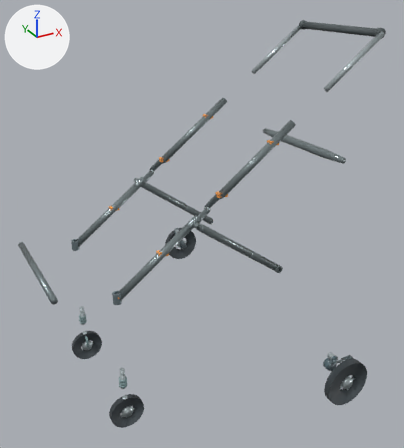
A saved change to the glTF model models/no_cabin/w650_state6_wheel_S.glb.
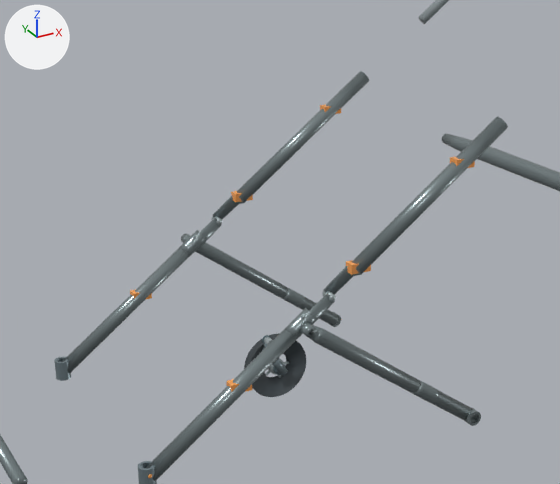
Each version appears first whole from a 50 mm camera at (-0.538, -2.077, 1.472) aimed at (0.591, -0.025, 0.446), and next in a close-up on the part from 11% to 80% of the width and 14% to 67% of the height. The lights are fixed; the arrows at upper left show +X, +Y and +Z. The older version's two pictures come first.

Names of what the first close-up shows: 'RR_tire.016', 'V46_rear_leg_-1.014', 'V46_rear_leg_1.014', 'V46_rearbar.014', 'front_fixed_round_tube.015', 'main_lower_-1.015', 'main_lower_1.015', 'main_upper_-1.015', 'main_upper_1.015' and 27 more.
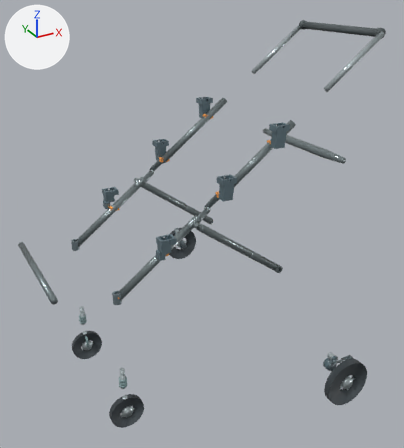
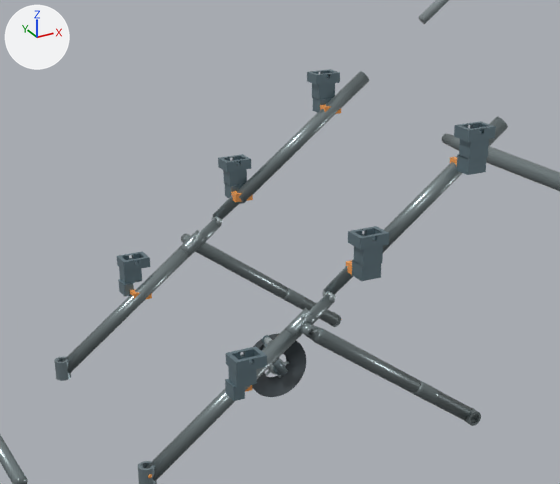
Boxes [x1, y1, x2, y2] around the edits, measured in the close-ups (560 x 484 px):
'Universal_Cabin_Receiver_M_-1', added: after [348, 226, 389, 281]
'Universal_Cabin_Receiver_H_-1', added: after [454, 121, 496, 175]
'Universal_Cabin_Receiver_L_-1', added: after [225, 346, 267, 401]
'Universal_Cabin_Receiver_L_1', added: after [117, 252, 150, 296]
'Universal_Cabin_Receiver_M_1', added: after [218, 154, 251, 198]
'Universal_Cabin_Receiver_H_1', added: after [307, 69, 340, 113]

What changed in the scene script:
```text
Add mat_universal_cabin_receiver:
    mat_universal_cabin_receiver = principled_material('Universal Cabin Receiver')
    mat_universal_cabin_receiver.base_color = (0.18, 0.26, 0.3)  # greyish blue #768b95
    mat_universal_cabin_receiver.metallic = 0.58
    mat_universal_cabin_receiver.roughness = 0.42
Add me_universal_cabin_receiver_m__1:
    me_universal_cabin_receiver_m__1.from_pydata(...)  # 76 vertices, 156 faces; spans x 0.5147..0.5787, y -0.33..-0.282, z 0.669..0.762
    me_universal_cabin_receiver_m__1.materials.append(mat_universal_cabin_receiver)  # greyish blue #768b95
Add me_universal_cabin_receiver_l__1:
    me_universal_cabin_receiver_l__1.from_pydata(...)  # 76 vertices, 156 faces; spans x 0.245..0.312, y -0.33..-0.282, z 0.477..0.562
    me_universal_cabin_receiver_l__1.materials.append(mat_universal_cabin_receiver)  # greyish blue #768b95
Add me_universal_cabin_receiver_h__1:
    me_universal_cabin_receiver_h__1.from_pydata(...)  # 76 vertices, 156 faces; spans x 0.7547..0.8187, y -0.33..-0.282, z 0.849..0.942
    me_universal_cabin_receiver_h__1.materials.append(mat_universal_cabin_receiver)  # greyish blue #768b95
Add me_universal_cabin_receiver_m_1:
    me_universal_cabin_receiver_m_1.from_pydata(...)  # 76 vertices, 156 faces; spans x 0.5147..0.5787, y 0.282..0.33, z 0.669..0.762
    me_universal_cabin_receiver_m_1.materials.append(mat_universal_cabin_receiver)  # greyish blue #768b95
Add me_universal_cabin_receiver_l_1:
    me_universal_cabin_receiver_l_1.from_pydata(...)  # 76 vertices, 156 faces; spans x 0.245..0.312, y 0.282..0.33, z 0.477..0.562
    me_universal_cabin_receiver_l_1.materials.append(mat_universal_cabin_receiver)  # greyish blue #768b95
Add me_universal_cabin_receiver_h_1:
    me_universal_cabin_receiver_h_1.from_pydata(...)  # 76 vertices, 156 faces; spans x 0.7547..0.8187, y 0.282..0.33, z 0.849..0.942
    me_universal_cabin_receiver_h_1.materials.append(mat_universal_cabin_receiver)  # greyish blue #768b95
Add ob_universal_cabin_receiver_m__1:
    ob_universal_cabin_receiver_m__1 = bpy.data.objects.new('Universal_Cabin_Receiver_M_-1', me_universal_cabin_receiver_m__1)
    ob_universal_cabin_receiver_m__1.location = (0.0, 0.0, 0.0)
Add ob_universal_cabin_receiver_l__1:
    ob_universal_cabin_receiver_l__1 = bpy.data.objects.new('Universal_Cabin_Receiver_L_-1', me_universal_cabin_receiver_l__1)
    ob_universal_cabin_receiver_l__1.location = (0.0, 0.0, 0.0)
Add ob_universal_cabin_receiver_h__1:
    ob_universal_cabin_receiver_h__1 = bpy.data.objects.new('Universal_Cabin_Receiver_H_-1', me_universal_cabin_receiver_h__1)
    ob_universal_cabin_receiver_h__1.location = (0.0, 0.0, 0.0)
Add ob_universal_cabin_receiver_m_1:
    ob_universal_cabin_receiver_m_1 = bpy.data.objects.new('Universal_Cabin_Receiver_M_1', me_universal_cabin_receiver_m_1)
    ob_universal_cabin_receiver_m_1.location = (0.0, 0.0, 0.0)
Add ob_universal_cabin_receiver_l_1:
    ob_universal_cabin_receiver_l_1 = bpy.data.objects.new('Universal_Cabin_Receiver_L_1', me_universal_cabin_receiver_l_1)
    ob_universal_cabin_receiver_l_1.location = (0.0, 0.0, 0.0)
Add ob_universal_cabin_receiver_h_1:
    ob_universal_cabin_receiver_h_1 = bpy.data.objects.new('Universal_Cabin_Receiver_H_1', me_universal_cabin_receiver_h_1)
    ob_universal_cabin_receiver_h_1.location = (0.0, 0.0, 0.0)
```
